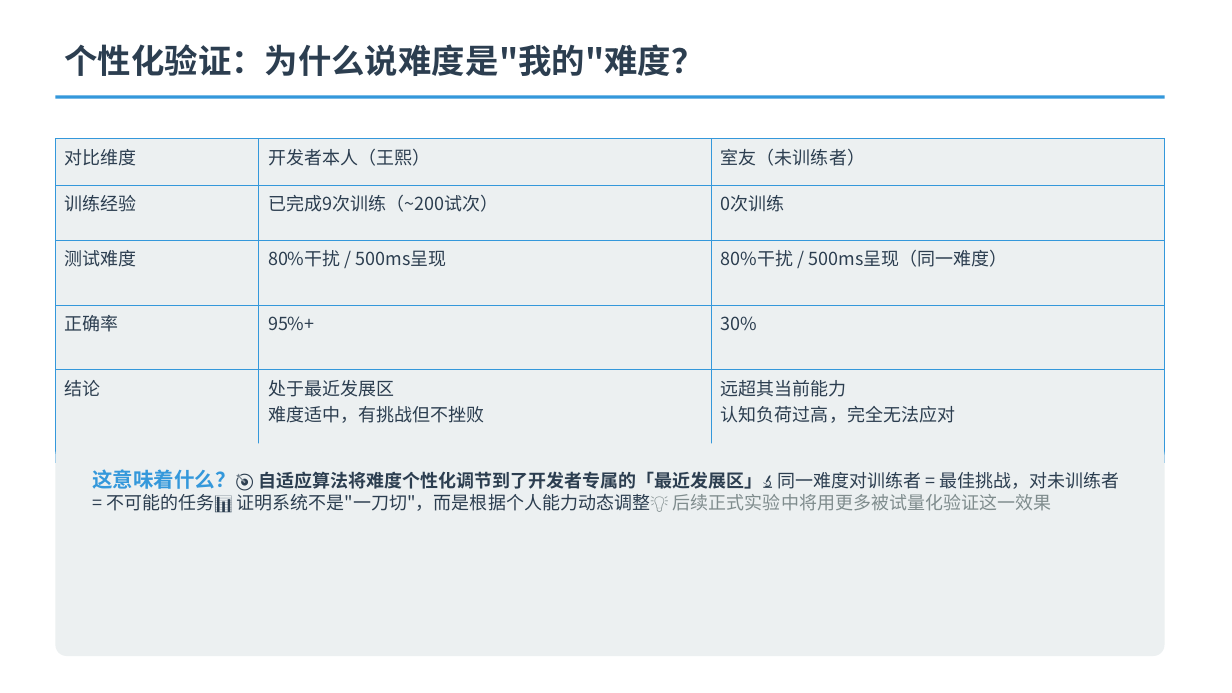
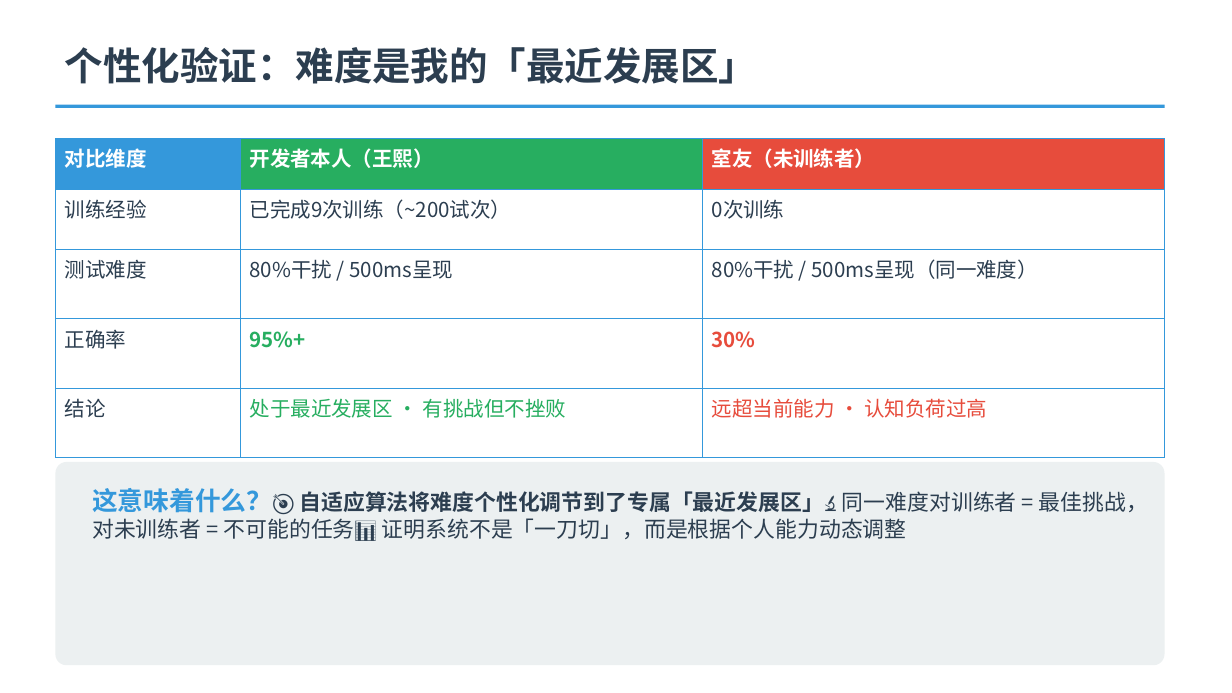
Before and after one commit to wangxi886/stroop-attention-trainer, a slide deck: slide 9 of Stroop自适应训练系统-期末汇报.pptx. Drawn at 1232x693 pixels with LibreOffice and Linux fonts; fonts in the diff are those of the drawing. Boxes give left, top, right and bottom in pixels: in the first picture for what was removed or moved away, otherwise in the second. Text is boxed around its words. In the diff, an @@ line names an element or a change of style, - is before the commit and + after.

```diff
--- a/Stroop自适应训练系统-期末汇报.pptx
+++ b/Stroop自适应训练系统-期末汇报.pptx
@@ text at <box>65,47,758,84</box>: text changed; size 26 to 30 pt @@
-个性化验证：为什么说难度是"我的"难度？
+个性化验证：难度是我的「最近发展区」
@@ line moved from (55, 97) - (1165, 97) to (55, 106) - (1165, 106) @@
@@ table at <box>55,139,1165,422</box> @@
-row 5, column 2: 处于最近发展区 / 难度适中，有挑战但不挫败
+row 5, column 2: 处于最近发展区 · 有挑战但不挫败
-row 5, column 3: 远超其当前能力 / 认知负荷过高，完全无法应对
+row 5, column 3: 远超当前能力 · 认知负荷过高
@@ fill #ECF0F1 to #3498DB in row 1, column 1 @@
@@ fill #ECF0F1 to #27AE60 in row 1, column 2 @@
@@ fill #ECF0F1 to #E74C3C in row 1, column 3 @@
@@ fill #ECF0F1 to none in 12 cells @@
@@ size 14 to 16 pt in "对比维度", "开发者本人（王熙）", "室友（未训练者）", "训练经验" and 9 more places @@
@@ text colour #2C3E50 to #FFFFFF in "对比维度", "开发者本人（王熙）", "室友（未训练者）" @@
@@ bold on in "对比维度", "开发者本人（王熙）", "室友（未训练者）", "95%+" and 1 more places @@
@@ text colour #2C3E50 to #27AE60 in "95%+" @@
@@ text colour #2C3E50 to #E74C3C in "30%" @@
@@ rounded rectangle: place and size @@
-rounded rectangle at <box>55,444,1165,656</box>
+rounded rectangle at <box>55,462,1165,665</box>
@@ rounded rectangle at <box>55,462,1165,665</box>: proportions changed @@
@@ text at <box>92,488,1148,539</box>: text changed; size 14 to 17 pt @@
-这意味着什么？🎯 自适应算法将难度个性化调节到了开发者专属的「最近发展区」🔬 同一难度对训练者 = 最佳挑战，对未训练者 = 不可能的任务📊 证明系统不是"一刀切"，而是根据个人能力动态调整💡 后续正式实验中将用更多被试量化验证这一效果
+这意味着什么？🎯 自适应算法将难度个性化调节到了专属「最近发展区」🔬 同一难度对训练者 = 最佳挑战，对未训练者 = 不可能的任务📊 证明系统不是「一刀切」，而是根据个人能力动态调整
```
Also in this commit, not shown: 11 other slides changed.
